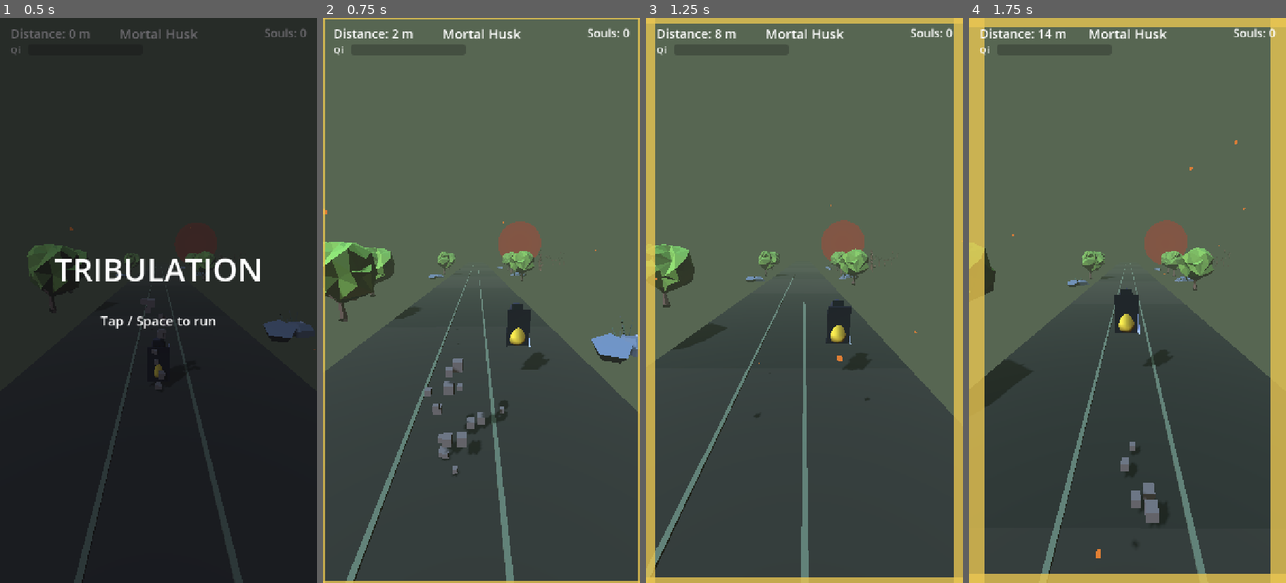
Above: before the commit, frames 1-4 (left to right).
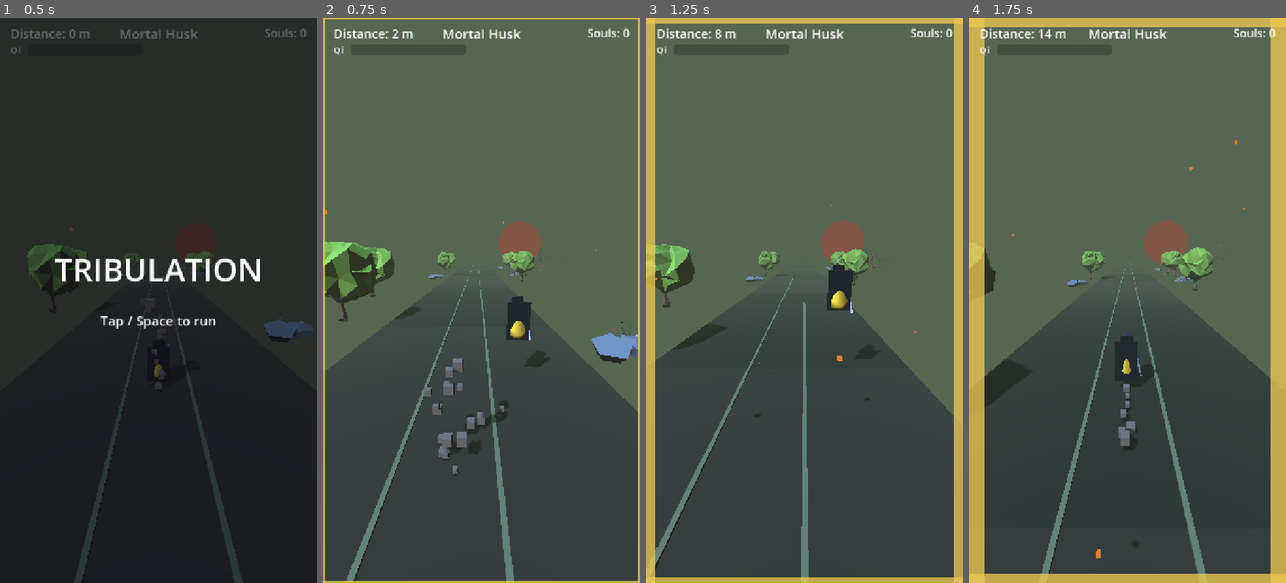
Above: after the commit, the same moments.

Repository: DanielEleojo/tribulation
Game: Godot game, scene res://scenes/game.tscn
Same seed, same stepped clock (60 frames per second), same inputs: the game is played once before the commit and once after it.
Inputs (mouse positions are in pixels of both pictures, inside the frame that each line leads up to):
- Up to frame 1 (0.5 s): no input
- Up to frame 2 (0.75 s): tap Enter (restart) at 0.5 s; move the mouse to (551, 272) at 0.52 s; hold Right (move_right) from 0.53 s (still down); tap Space (jump) at 0.6 s; click (551, 272) at 0.67 s
- Up to frame 3 (1.25 s): keep holding Right (move_right); tap Space (jump) at 0.77, 1.07 s
- Up to frame 4 (1.75 s): move the mouse to (1064, 328) at 1.27 s; release Right (move_right) at 1.28 s; hold Left (move_left) from 1.28 s (still down); tap F (slash) at 1.35 s; tap Space (jump) at 1.52, 1.55 s

Frame 1 is identical in both runs. In frame 2, 0.3% of the frame differs, in the area x 55-71%, y 49-70%; in frame 3, 1.0%; in frame 4, 1.6%, in the area x 7-60%, y 46-90%.

Commit message:
Tune: more jump power (jump_velocity 12->14)

Diff:
--- a/scripts/player.gd
+++ b/scripts/player.gd
@@ -11,7 +11,7 @@
 @export var max_speed: float = 22.0        # speed cap so it stays playable
 @export var speed_ramp_time: float = 90.0  # seconds of running to reach max_speed
 @export var gravity: float = 30.0          # downward acceleration (units/sec^2)
-@export var jump_velocity: float = 12.0  # upward velocity on jump (units/sec)
+@export var jump_velocity: float = 14.0  # upward velocity on jump (units/sec)
 @export var fast_fall_speed: float = 30.0  # downward dive speed when sliding mid-air
 @export var slash_range: float = 4.0     # how far ahead a slash reaches (units; grows per realm)
 @export var slash_cooldown: float = 0.25 # min seconds between slashes
Not shown, changed: devlog.txt
Not shown, added: scripts/foe.gd.uid
